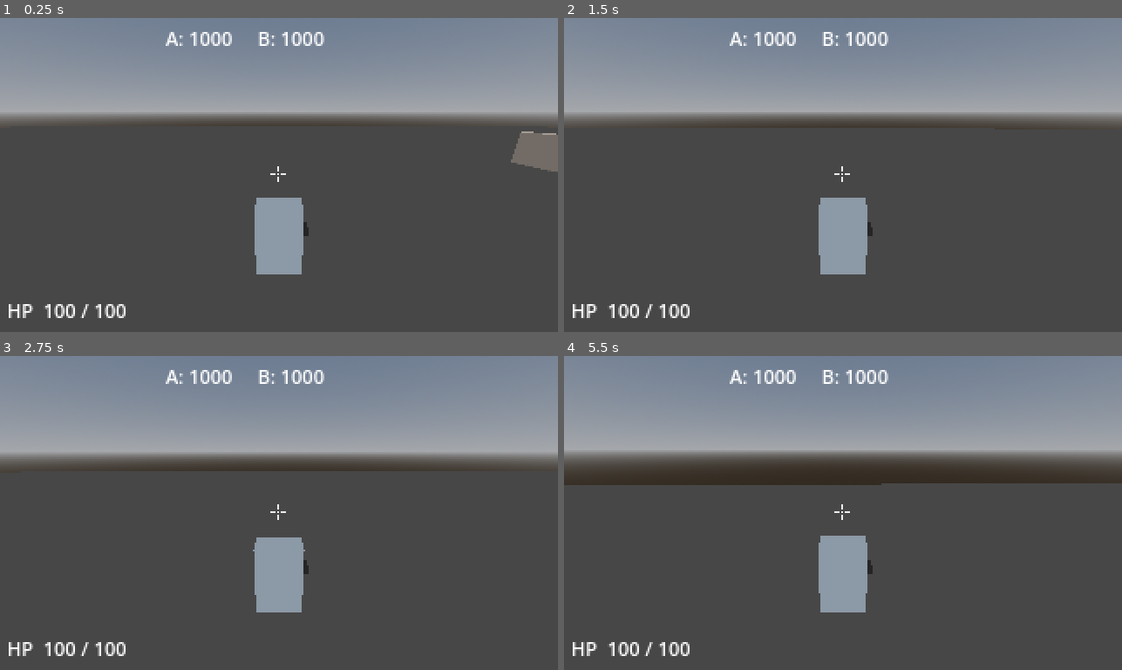
Above: before the commit, frames 1-4 (two rows, left to right).
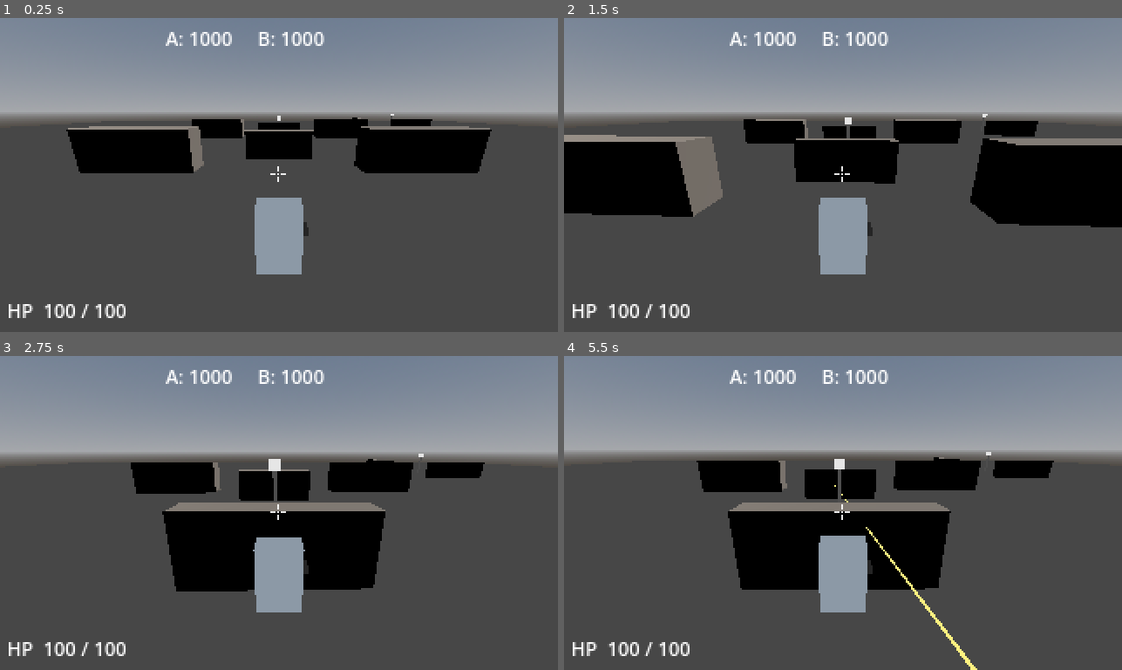
Above: after the commit, the same moments.

Repository: jonathandaley/Hardpoint
Game: Godot game, scene res://scenes/arena/Arena.tscn
Two runs of this game, one before a commit and one after it. Both use one fixed random seed, a clock stepped at 60 frames per second and the inputs below.
Inputs (mouse positions are in pixels of both pictures, inside the frame that each line leads up to):
- Up to frame 1 (0.25 s): no input
- Up to frame 2 (1.5 s): tap Enter (ui_accept) at 0.5, 0.77 s; move the mouse to (870, 175) at 0.52 s; press the mouse at (870, 175) at 0.53 s; hold W (move_forward) from 0.53 s (still down); move the mouse to (815, 175) at 1.27 s; release the mouse at (815, 175) at 1.28 s; right-click (815, 175) at 1.35 s
- Up to frame 3 (2.75 s): keep holding W (move_forward); tap Enter (ui_accept) at 1.52 s; move the mouse to (290, 506) at 2.02 s; press the mouse at (290, 506) at 2.03 s
- Up to frame 4 (5.5 s): keep holding W (move_forward); tap Enter (ui_accept) at 2.75, 3.02, 3.5, 3.77, 4.25, 4.52 s; move the mouse to (837, 519) at 2.77 s; release the mouse at (837, 519) at 2.78 s; right-click (837, 519) at 2.85 s; move the mouse to (887, 516) at 3.52 s; press the mouse at (887, 516) at 3.53 s; move the mouse to (798, 509) at 4.27 s; release the mouse at (798, 509) at 4.28 s; right-click (798, 509) at 4.35 s; move the mouse to (848, 513) at 5.02 s; press the mouse at (848, 513) at 5.03 s

The runs differ from the first frame. In frame 1, 10% of the frame differs, in the area x 11-100%, y 30-50%; in frame 2, 19%, in the area x 0-100%, y 30-67%; in frame 3, 14%; in frame 4, 16%.

Commit message:
Fix player spawn rotation to face center (use rotation property)
Co-Authored-By: Claude Sonnet 4.6 <noreply@anthropic.com>

Diff:
--- a/scenes/arena/Arena.tscn
+++ b/scenes/arena/Arena.tscn
@@ -52,7 +52,8 @@
 shape = SubResource("9")
 
 [node name="PlayerMech" parent="." instance=ExtResource("3")]
-transform = Transform3D(0, 0, 1, 0, 1, 0, -1, 0, 0, -20, 0, 0)
+position = Vector3(-20, 0, 0)
+rotation = Vector3(0, -1.5707963, 0)
 
 [node name="BotMech" parent="." instance=ExtResource("3")]
 transform = Transform3D(1, 0, 0, 0, 1, 0, 0, 0, 1, 20, 0, 0)
